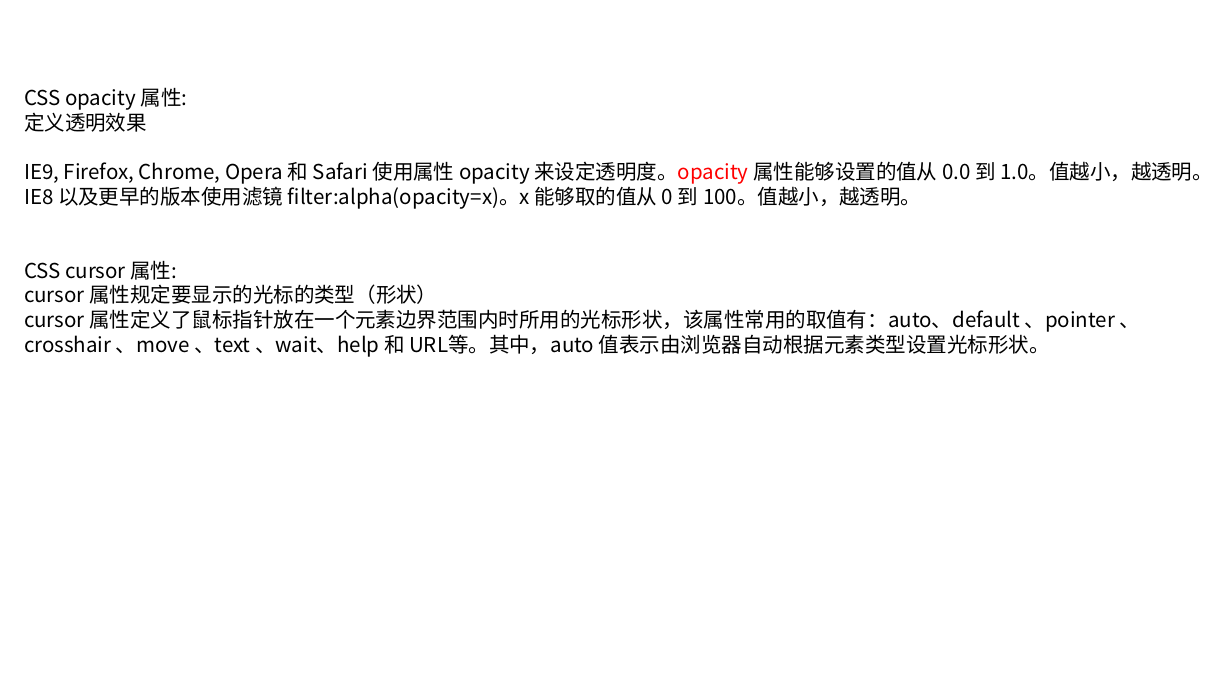
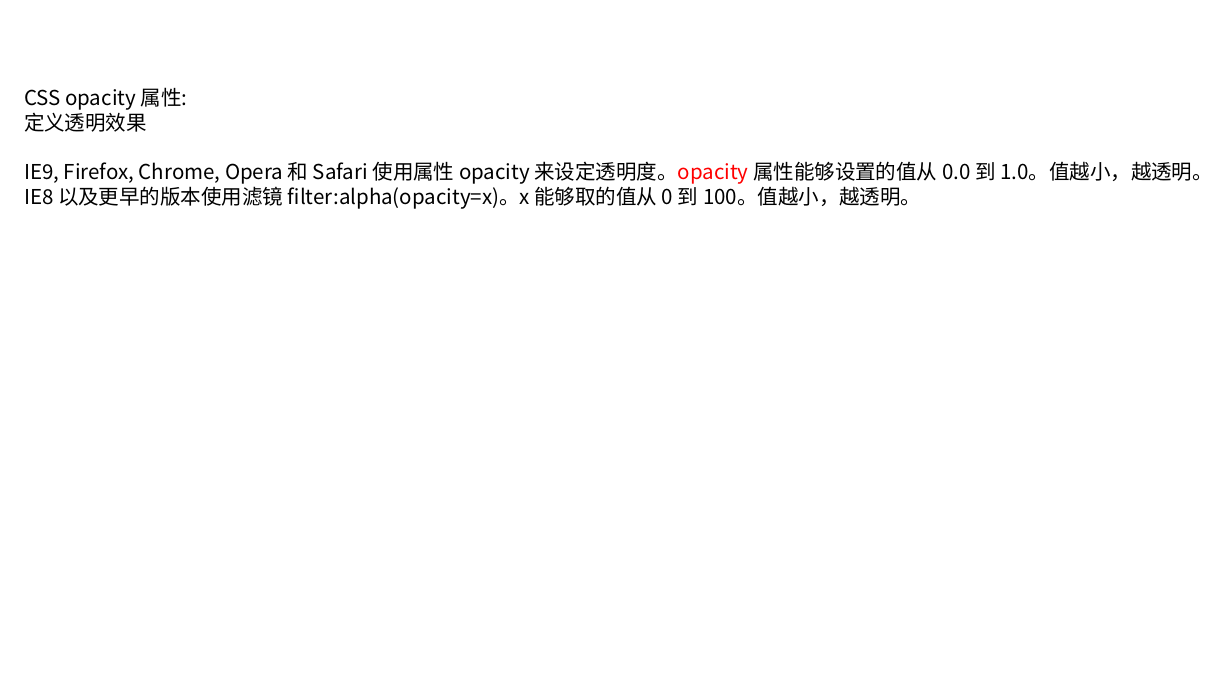
Before and after one commit to linkknown/PPT, a slide deck: slide 22 of 前端PPT/css 简介.pptx (slide 21 before the commit). Drawn at 1232x693 pixels with LibreOffice and Linux fonts; fonts in the diff are those of the drawing; background and template pictures are left out. Boxes give left, top, right and bottom in pixels: in the first picture for what was removed or moved away, otherwise in the second. Text is boxed around its words. In the diff, an @@ line names an element or a change of style, - is before the commit and + after.

```diff
--- a/前端PPT/css 简介.pptx
+++ b/前端PPT/css 简介.pptx
@@ text at [24,260,1141,357]: paragraphs removed @@
-CSS cursor 属性:
-cursor 属性规定要显示的光标的类型（形状）
-cursor 属性定义了鼠标指针放在一个元素边界范围内时所用的光标形状，该属性常用的取值有：auto、default 、pointer 、crosshair 、move 、text 、wait、help 和 URL等。其中，auto 值表示由浏览器自动根据元素类型设置光标形状。
```
Also in this commit, not shown: 7 other slides changed, 3 slides added, 2 other files.
